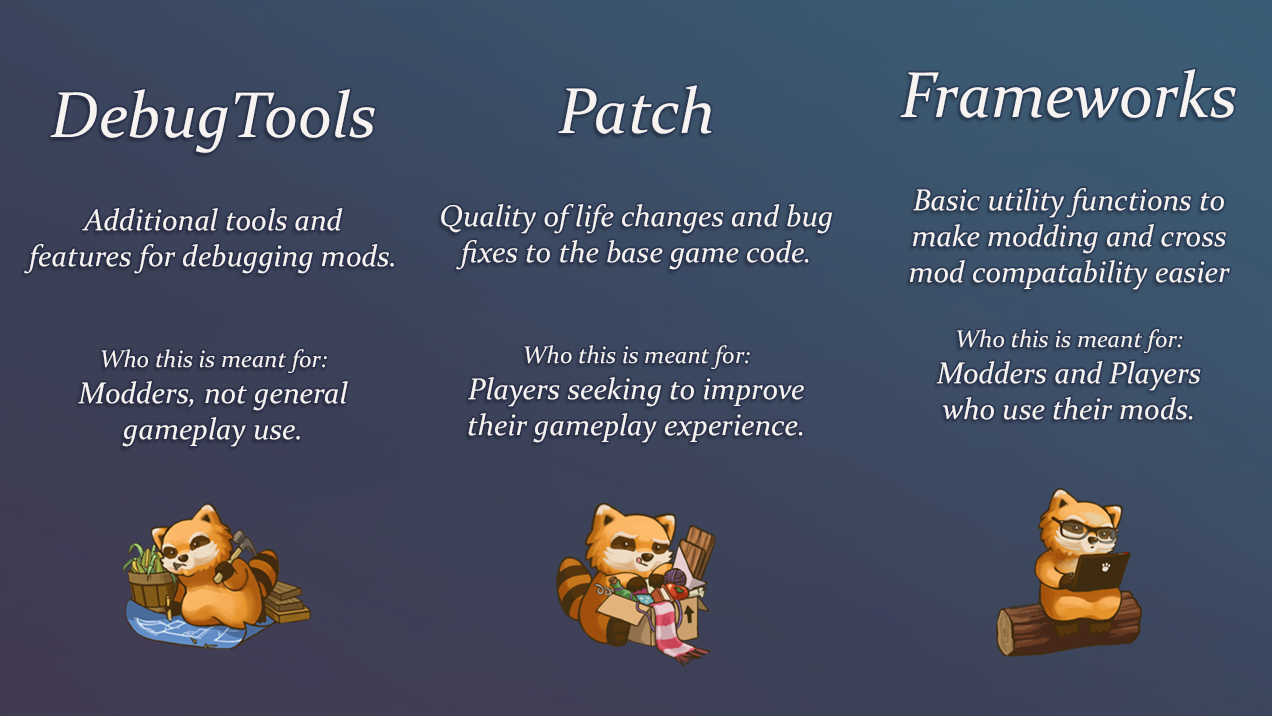
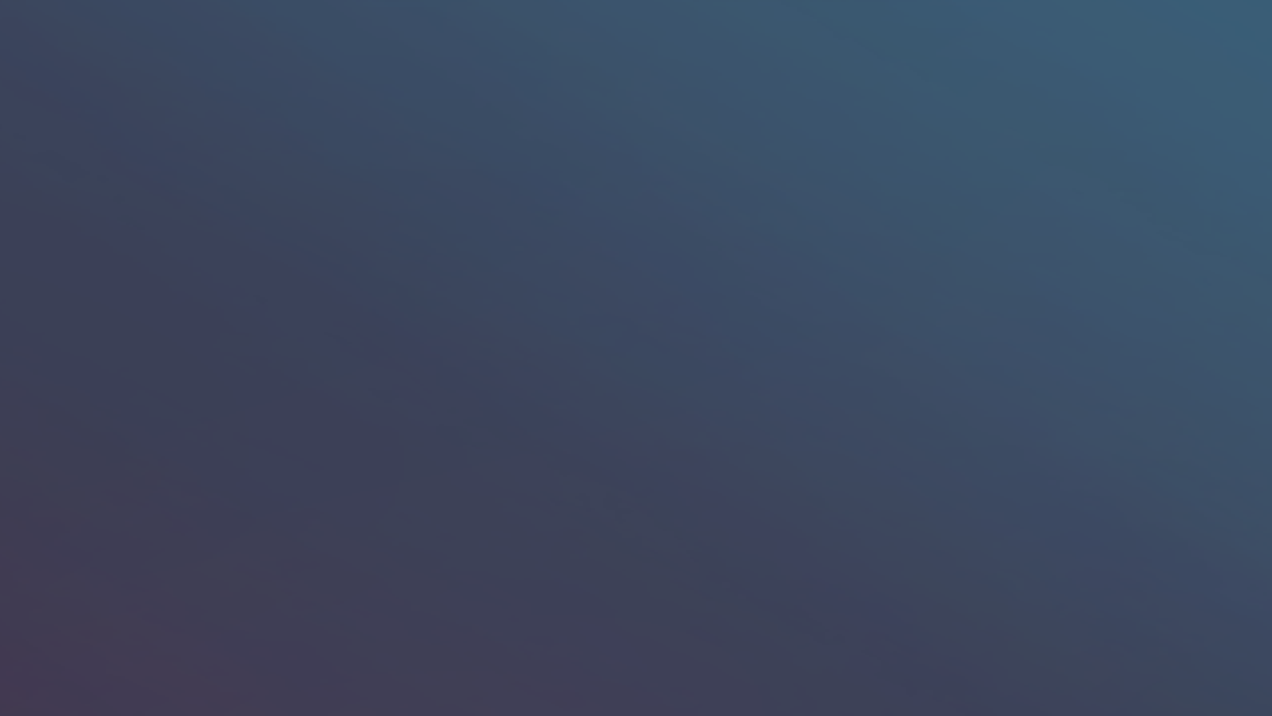
Before/after of a 1272px x 716px layered artwork. What changed in the layer stack:
hid "Layer 6" over (x1=123, y1=503, x2=311, y2=649)
hid "Layer 9" over (x1=556, y1=503, x2=716, y2=667)
hid "Layer 4" over (x1=996, y1=488, x2=1142, y2=657)
hid "DebugTools Additional tools and features for debugging mods." over (x1=24, y1=89, x2=394, y2=447)
hid "Patch Quality of life changes and bug fixes to the base game" over (x1=441, y1=85, x2=833, y2=443)
hid "Frameworks Basic utility functions to make modding and cross" over (x1=900, y1=69, x2=1236, y2=420)
